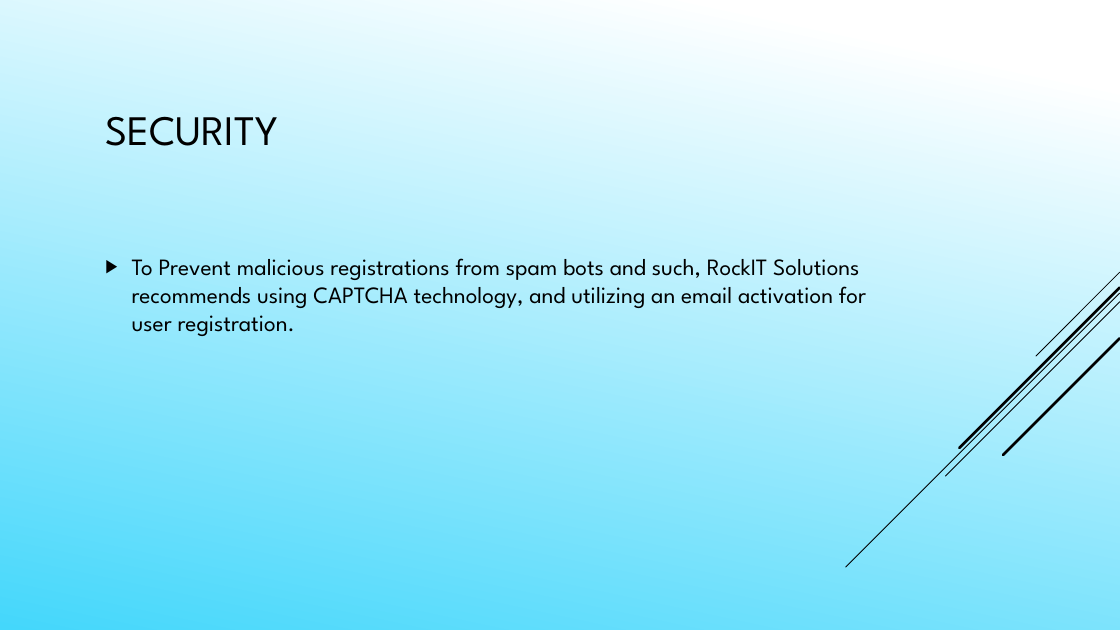
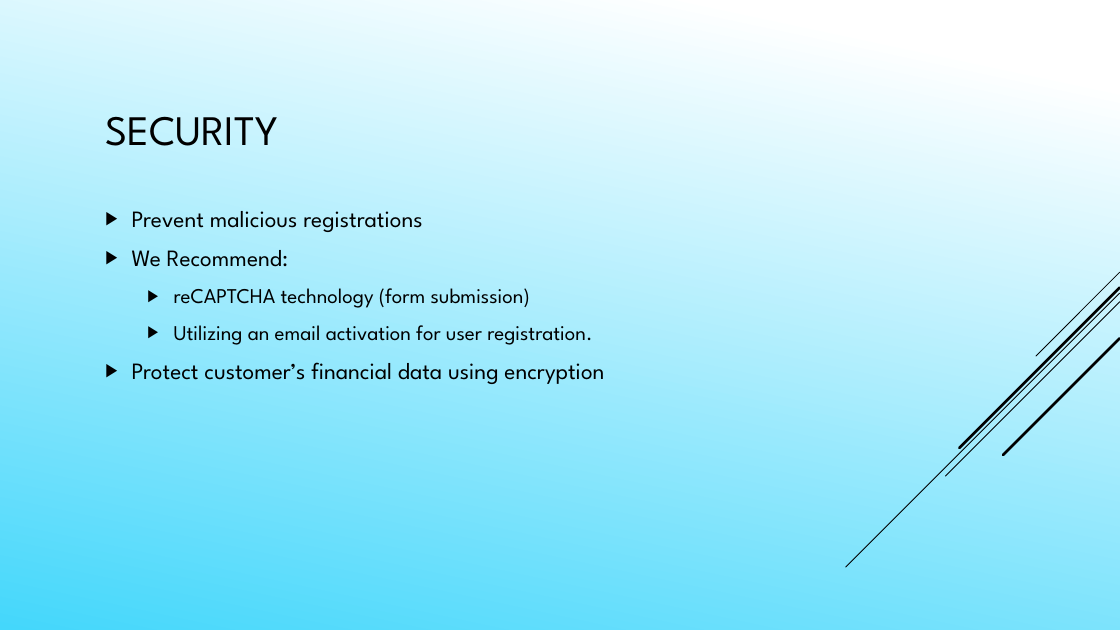
Before and after one commit to Daefikio/OOD2018Team2pro, a slide deck: slide 9 of Presentation Powerpoint.pptx. Drawn at 1120x630 pixels with LibreOffice and Linux fonts; fonts in the diff are those of the drawing. Boxes give left, top, right and bottom in pixels: in the first picture for what was removed or moved away, otherwise in the second. Text is boxed around its words. In the diff, an @@ line names an element or a change of style, - is before the commit and + after.

```diff
--- a/Presentation Powerpoint.pptx
+++ b/Presentation Powerpoint.pptx
@@ text at (132,211,604,384): text changed @@
-▶ To Prevent malicious registrations from spam bots and such, RockIT Solutions recommends using CAPTCHA technology, and utilizing an email activation for user registration.
+▶ Prevent malicious registrations
+▶ We Recommend:
+  ▶ reCAPTCHA technology (form submission)
+  ▶ Utilizing an email activation for user registration.
+▶ Protect customer’s financial data using encryption
```
Also in this commit, not shown: 9 other slides changed, 3 slides added, 2 slides removed, 1 other file.
